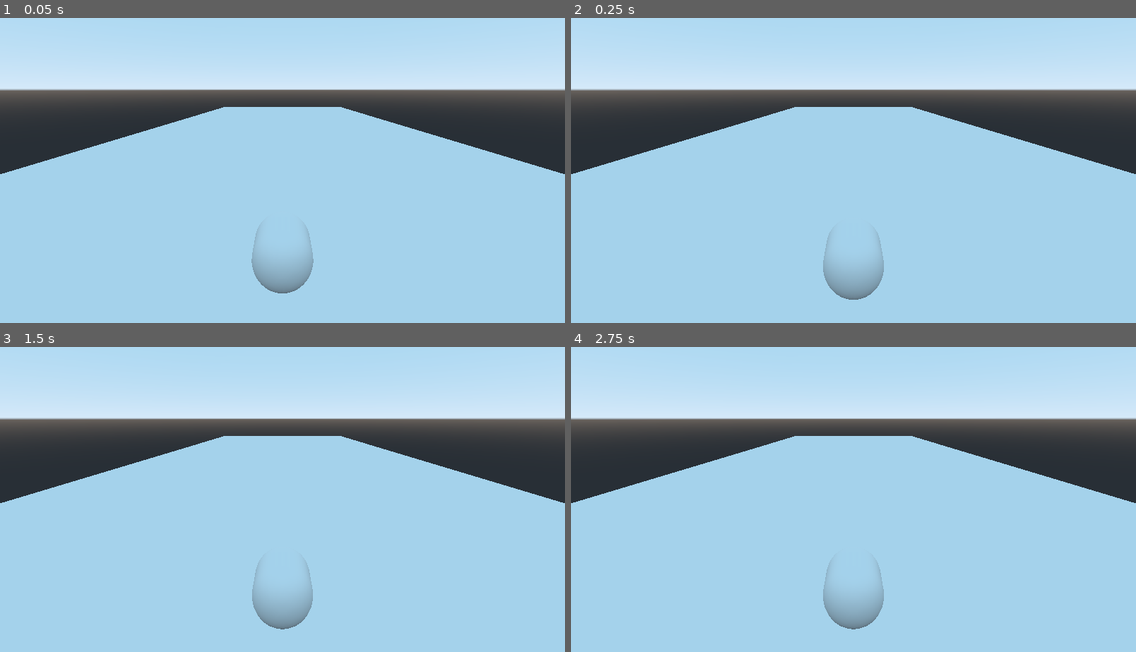
Above: before the commit, frames 1-4 (two rows, left to right).
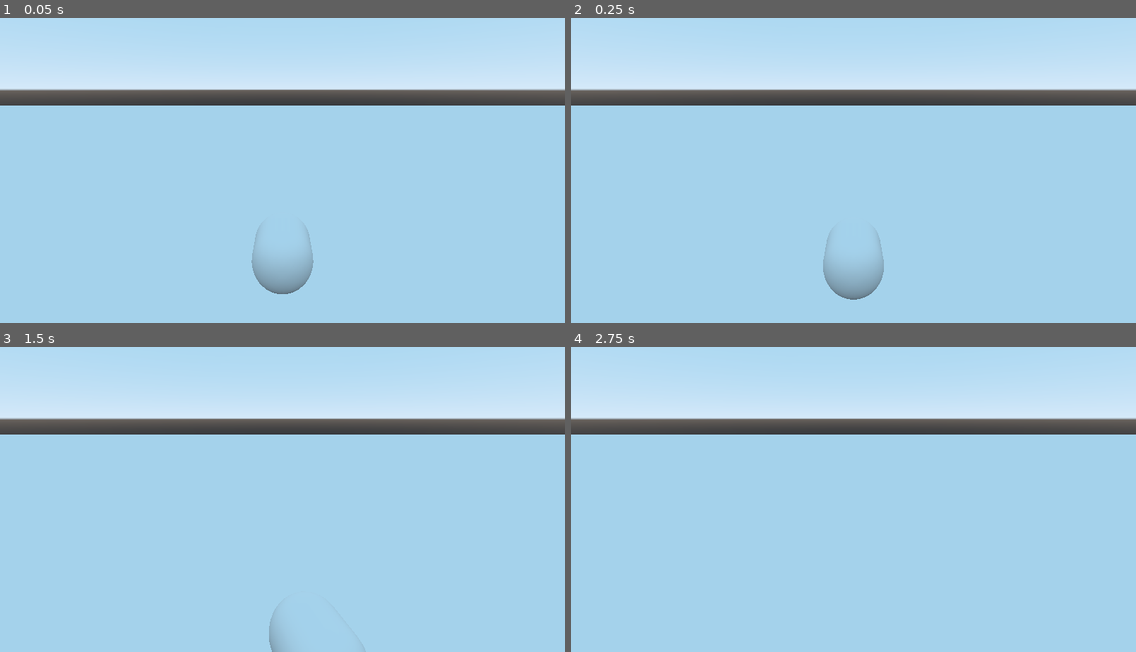
Above: after the commit, the same moments.

Repository: medio-inestable/elcaminodeldeseo
Game: Godot game, scene res://Escenas/Ambientes/CarreteraAtlajomulco.tscn
The game is run twice, just before and just after one commit, with the same random seed, the same clock (stepped at 60 frames per second) and the same inputs. Before the commit the project has no main scene; this scene is started directly in both runs.
Inputs:
- Up to frame 1 (0.05 s): no input
- Up to frame 2 (0.25 s): no input
- Up to frame 3 (1.5 s): tap Enter at 0.5 s; hold Right (steer_right, bound only after the commit) 0.53-1.28 s; hold Down (break, bound only after the commit) 0.53-1.28 s; hold Left (steer_left, bound only after the commit) from 1.28 s (still down); tap Down (break, bound only after the commit) at 1.35 s
- Up to frame 4 (2.75 s): tap Space at 2 s; release Left (steer_left, bound only after the commit) at 2.03 s; hold Right (steer_right, bound only after the commit) from 2.03 s (still down); hold Down (break, bound only after the commit) from 2.03 s (still down)

The runs differ from the first frame. In frame 1, 9.3% of the frame differs, in the area x 0-100%, y 28-91%; in frame 2, 9.3%; in frame 3, 10%, in the area x 0-100%, y 28-100%; in frame 4, 10%.

Commit message:
controlcarro

Diff:
--- /dev/null
+++ b/src/Codigos/Locales/Habitats/Objetos/carros.gd
@@ -0,0 +1,49 @@
+extends KinematicBody
+
+export var gravity = -20.0
+export var wheel_base = 0.6
+export var steering_limit = 10.0
+export var engine_power = 6.0
+export var braking = -9.0
+export var friction = -2.0
+export var drag = -2.0
+export var max_speed_reverse = 3.0
+
+var acceleration = Vector3.ZERO
+var velocity = Vector3.ZERO
+var steer_angle = 0.0
+
+func _physics_process(delta):
+	if is_on_floor():
+		get_input()
+		apply_friction(delta)
+		calculate_steering(delta)
+	acceleration.y = gravity
+	velocity += acceleration * delta
+	velocity = move_and_slide_with_snap(velocity,
+				-transform.basis.y, Vector3.UP, true)
+
+func apply_friction(delta):
+	if velocity.length() < 0.2 and acceleration.length() == 0:
+		velocity.x = 0
+		velocity.z = 0
+	var friction_force = velocity * friction * delta
+	var drag_force = velocity * velocity.length() * drag * delta
+	acceleration += drag_force + friction_force
+
+func calculate_steering(delta):
+	var rear_wheel = transform.origin + transform.basis.z * wheel_base / 2.0
+	var front_wheel = transform.origin - transform.basis.z * wheel_base / 2.0
+	rear_wheel += velocity * delta
+	front_wheel += velocity.rotated(transform.basis.y, steer_angle) * delta
+	var new_heading = rear_wheel.direction_to(front_wheel)
+
+	var d = new_heading.dot(velocity.normalized())
+	if d > 0:
+		velocity = new_heading * velocity.length()
+	if d < 0:
+		velocity = -new_heading * min(velocity.length(), max_speed_reverse)
+	look_at(transform.origin + new_heading, transform.basis.y)
+
+func get_input():
+	pass
--- a/src/Escenas/Ambientes/CarreteraAtlajomulco.tscn
+++ b/src/Escenas/Ambientes/CarreteraAtlajomulco.tscn
@@ -1,36 +1,39 @@
-[gd_scene load_steps=5 format=2]
+[gd_scene load_steps=6 format=2]
+
+[ext_resource path="res://Escenas/Ambientes/carroJugador.gd" type="Script" id=1]
 
 [sub_resource type="CubeMesh" id=1]
 
 [sub_resource type="BoxShape" id=2]
-extents = Vector3( 90.1993, 1, 23.5838 )
+extents = Vector3( 200.711, 1, 199.939 )
 
 [sub_resource type="CapsuleShape" id=3]
+radius = 1.0216
+height = 0.974895
 
 [sub_resource type="CapsuleMesh" id=4]
 
 [node name="CarreteraAtlajomulco" type="Spatial"]
 
 [node name="StaticBody" type="StaticBody" parent="."]
-transform = Transform( -4.37114e-08, 0, -1, 0, 1, 0, 1, 0, -4.37114e-08, 0, 0, 0 )
+transform = Transform( -4.37114e-08, 0, -1, 0, 1, 0, 1, 0, -4.37114e-08, 0, 0, -76.3033 )
 
 [node name="CSGMesh" type="CSGMesh" parent="StaticBody"]
-transform = Transform( 85.8336, 0, 5.57371e-07, 0, 1, 0, 4.79441e-06, 0, 22.7297, 0, 0, 0 )
+transform = Transform( 200, 0, 0, 0, 1, 0, 0, 0, 200, 0, 0, 0 )
 mesh = SubResource( 1 )
 
 [node name="CollisionShape" type="CollisionShape" parent="StaticBody"]
 shape = SubResource( 2 )
 
-[node name="Carro" type="Spatial" parent="."]
+[node name="Camera" type="Camera" parent="."]
+transform = Transform( 1, 0, 0, 0, 0.960692, 0.277616, 0, -0.277616, 0.960692, 0, 7.55513, 7 )
+
+[node name="Carro" type="KinematicBody" parent="."]
 transform = Transform( 1, 0, 0, 0, 1, 0, 0, 0, 1, 0, 2.25953, 0 )
+script = ExtResource( 1 )
 
-[node name="RigidBody" type="RigidBody" parent="Carro"]
-
-[node name="CollisionShape" type="CollisionShape" parent="Carro/RigidBody"]
+[node name="CollisionShape" type="CollisionShape" parent="Carro"]
 shape = SubResource( 3 )
 
-[node name="CSGMesh" type="CSGMesh" parent="Carro/RigidBody"]
+[node name="CSGMesh" type="CSGMesh" parent="Carro"]
 mesh = SubResource( 4 )
-
-[node name="Camera" type="Camera" parent="Carro"]
-transform = Transform( 1, 0, 0, 0, 0.960692, 0.277616, 0, -0.277616, 0.960692, 0, 5.2956, 7 )
--- /dev/null
+++ b/src/Escenas/Ambientes/carroJugador.gd
@@ -0,0 +1,11 @@
+extends "res://Codigos/Locales/Habitats/Objetos/carros.gd"
+
+func get_input():
+	var turn = Input.get_action_strength("steer_left")
+	turn -= Input.get_action_strength("steer_right")
+	steer_angle = turn * deg2rad(steering_limit)
+	acceleration = Vector3.ZERO
+	if Input.is_action_pressed("accelerate"):
+		acceleration = -transform.basis.z * engine_power
+	if Input.is_action_pressed("break"):
+		acceleration = -transform.basis.z * braking
--- a/src/project.godot
+++ b/src/project.godot
@@ -11,7 +11,35 @@
 [application]
 
 config/name="El Camino del Deseo"
+run/main_scene="res://Escenas/Ambientes/CarreteraAtlajomulco.tscn"
 config/icon="res://icon.png"
+
+[input]
+
+steer_left={
+"deadzone": 0.5,
+"events": [ Object(InputEventKey,"resource_local_to_scene":false,"resource_name":"","device":0,"alt":false,"shift":false,"control":false,"meta":false,"command":false,"pressed":false,"scancode":16777231,"unicode":0,"echo":false,"script":null)
+, Object(InputEventKey,"resource_local_to_scene":false,"resource_name":"","device":0,"alt":false,"shift":false,"control":false,"meta":false,"command":false,"pressed":false,"scancode":65,"unicode":0,"echo":false,"script":null)
+ ]
+}
+steer_right={
+"deadzone": 0.5,
+"events": [ Object(InputEventKey,"resource_local_to_scene":false,"resource_name":"","device":0,"alt":false,"shift":false,"control":false,"meta":false,"command":false,"pressed":false,"scancode":16777233,"unicode":0,"echo":false,"script":null)
+, Object(InputEventKey,"resource_local_to_scene":false,"resource_name":"","device":0,"alt":false,"shift":false,"control":false,"meta":false,"command":false,"pressed":false,"scancode":68,"unicode":0,"echo":false,"script":null)
+ ]
+}
+accelerate={
+"deadzone": 0.5,
+"events": [ Object(InputEventKey,"resource_local_to_scene":false,"resource_name":"","device":0,"alt":false,"shift":false,"control":false,"meta":false,"command":false,"pressed":false,"scancode":16777232,"unicode":0,"echo":false,"script":null)
+, Object(InputEventKey,"resource_local_to_scene":false,"resource_name":"","device":0,"alt":false,"shift":false,"control":false,"meta":false,"command":false,"pressed":false,"scancode":87,"unicode":0,"echo":false,"script":null)
+ ]
+}
+break={
+"deadzone": 0.5,
+"events": [ Object(InputEventKey,"resource_local_to_scene":false,"resource_name":"","device":0,"alt":false,"shift":false,"control":false,"meta":false,"command":false,"pressed":false,"scancode":16777234,"unicode":0,"echo":false,"script":null)
+, Object(InputEventKey,"resource_local_to_scene":false,"resource_name":"","device":0,"alt":false,"shift":false,"control":false,"meta":false,"command":false,"pressed":false,"scancode":83,"unicode":0,"echo":false,"script":null)
+ ]
+}
 
 [physics]
 
